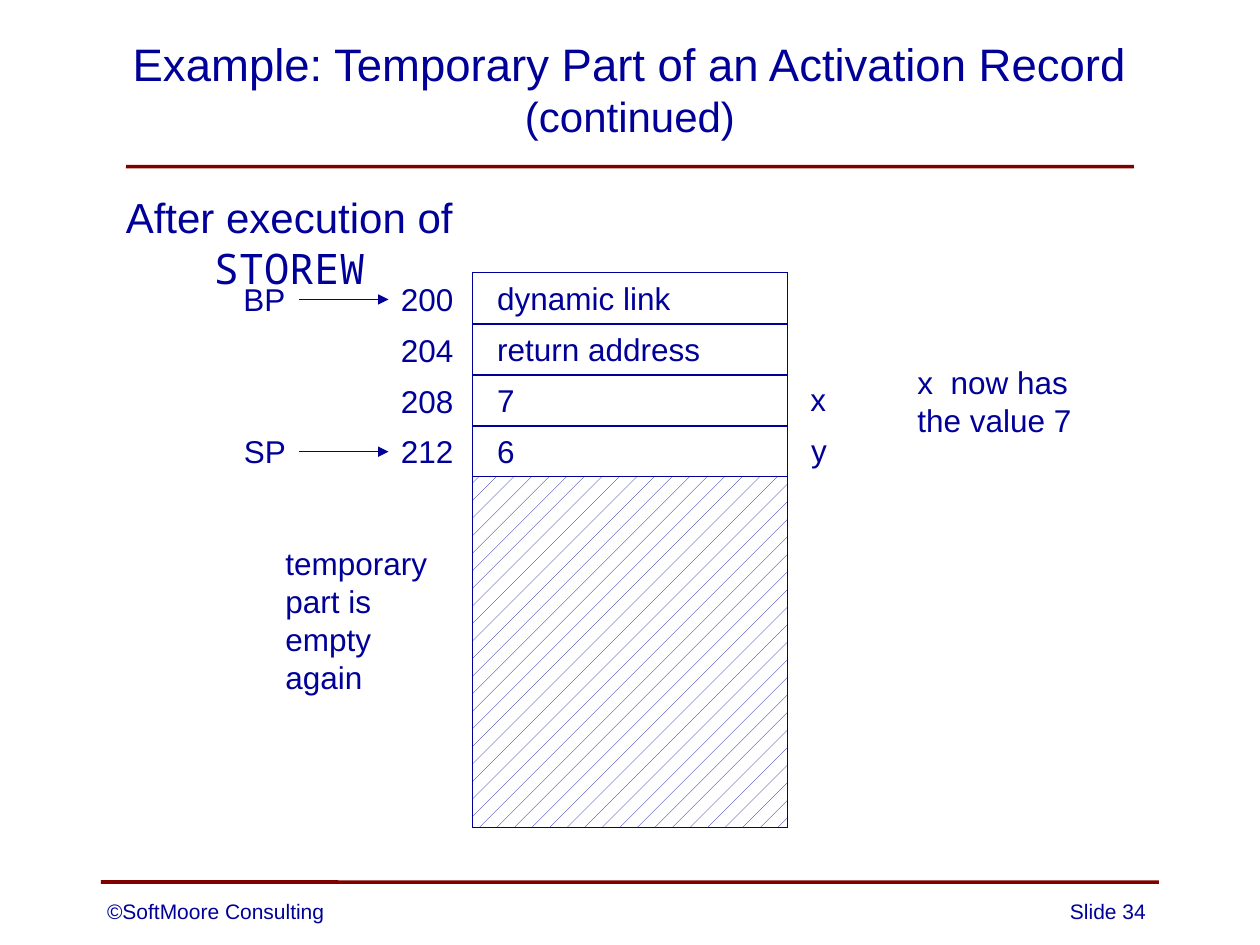
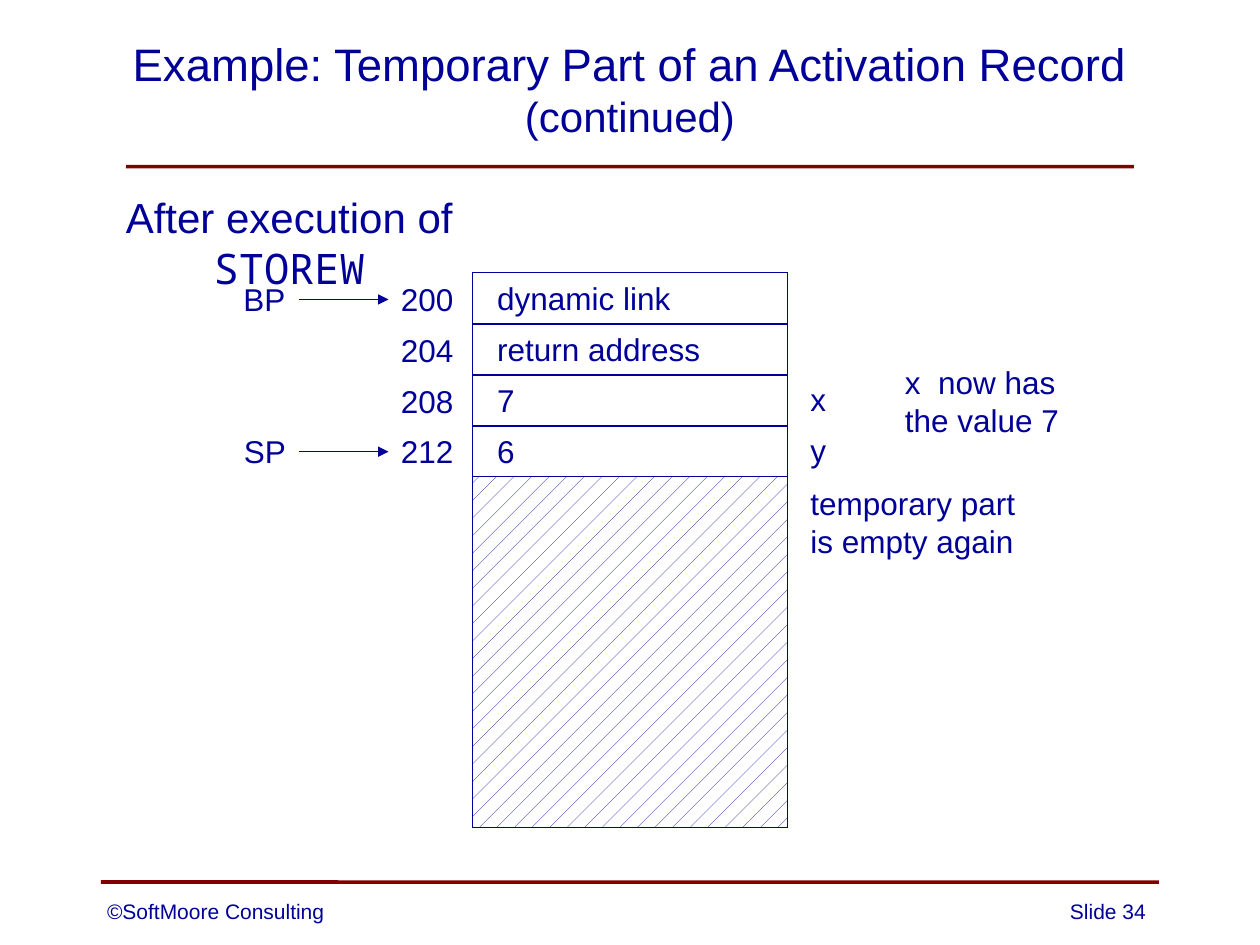
Before and after one commit to SoftMoore/CPRL, a slide deck: slide 34 of PowerPoint Slides/13 - Subprograms.pptx. Drawn at 1260x945 pixels with LibreOffice and Linux fonts; fonts in the diff are those of the drawing. Boxes give left, top, right and bottom in pixels: in the first picture for what was removed or moved away, otherwise in the second. Text is boxed around its words. In the diff, an @@ line names an element or a change of style, - is before the commit and + after.

Commit message:
added additional details to images showing changes to the temporary part of the run-time stack

```diff
--- a/PowerPoint Slides/13 - Subprograms.pptx
+++ b/PowerPoint Slides/13 - Subprograms.pptx
@@ text "x now has" moved from (x1=917, y1=371, x2=1072, y2=433) to (x1=905, y1=371, x2=1059, y2=433) @@
@@ text at (x1=810, y1=494, x2=1015, y2=559): text changed @@
-temporary
-part is
-empty
-again
+temporary part
+is empty again
```
Also in this commit, not shown: 6 other slides changed, 5 other files.
